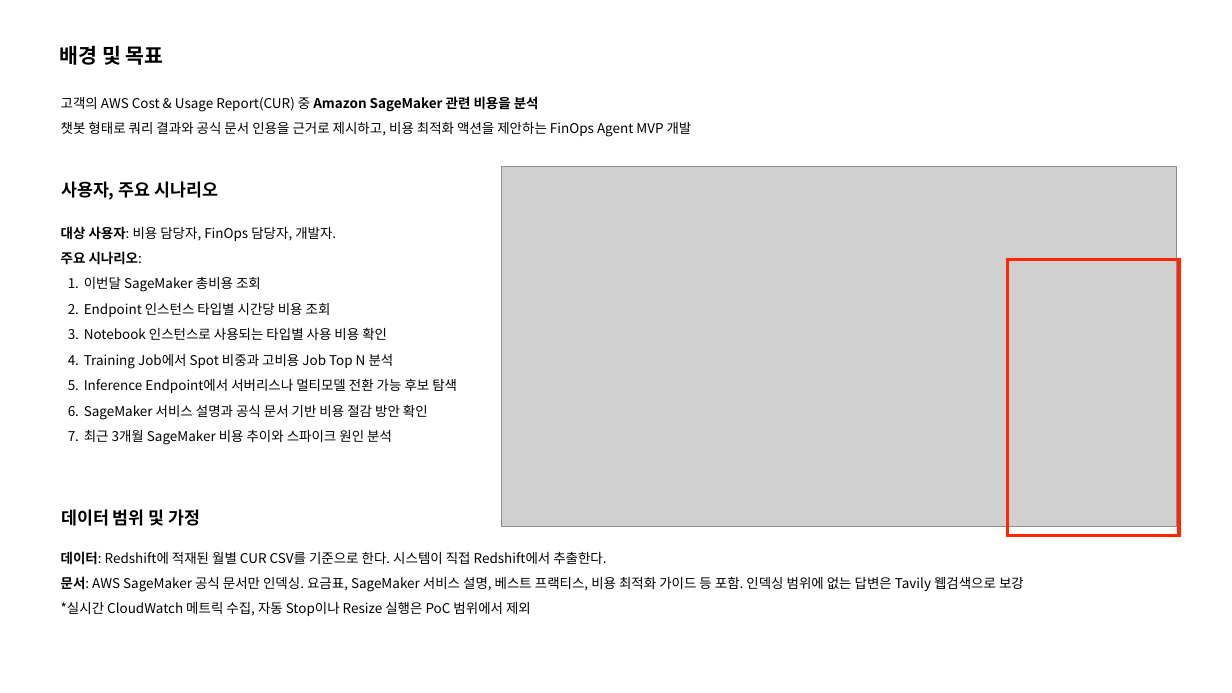
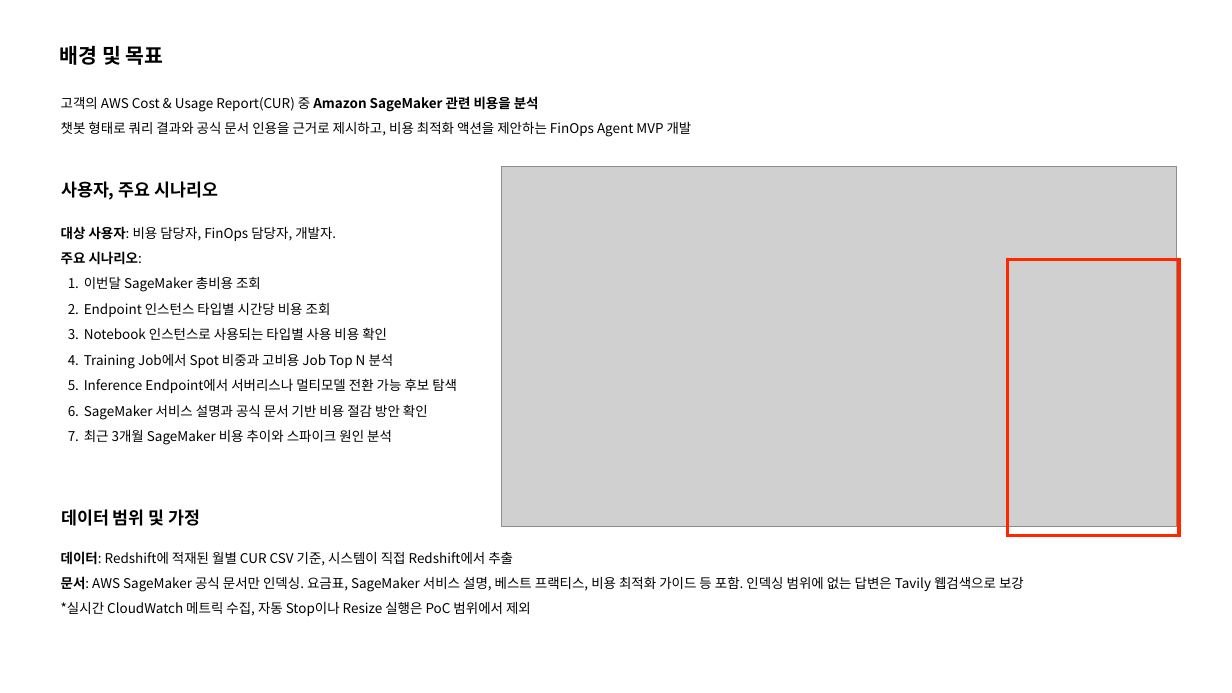
Before and after one commit to wynter122/finops-rag-agent, a slide deck: slide 2 of documentation/finops-ai-agent.pptx. Drawn at 1232x693 pixels with LibreOffice and Linux fonts; fonts in the diff are those of the drawing; grey boxes stand for pictures. Boxes give left, top, right and bottom in pixels: in the first picture for what was removed or moved away, otherwise in the second. Text is boxed around its words. In the diff, an @@ line names an element or a change of style, - is before the commit and + after.

```diff
--- a/documentation/finops-ai-agent.pptx
+++ b/documentation/finops-ai-agent.pptx
@@ text at (61, 551, 513, 566): text changed @@
-데이터: Redshift에 적재된 월별 CUR CSV를 기준으로 한다. 시스템이 직접 Redshift에서 추출한다.
+데이터: Redshift에 적재된 월별 CUR CSV 기준, 시스템이 직접 Redshift에서 추출
```
Also in this commit, not shown: 2 other slides changed, 2 other files.
